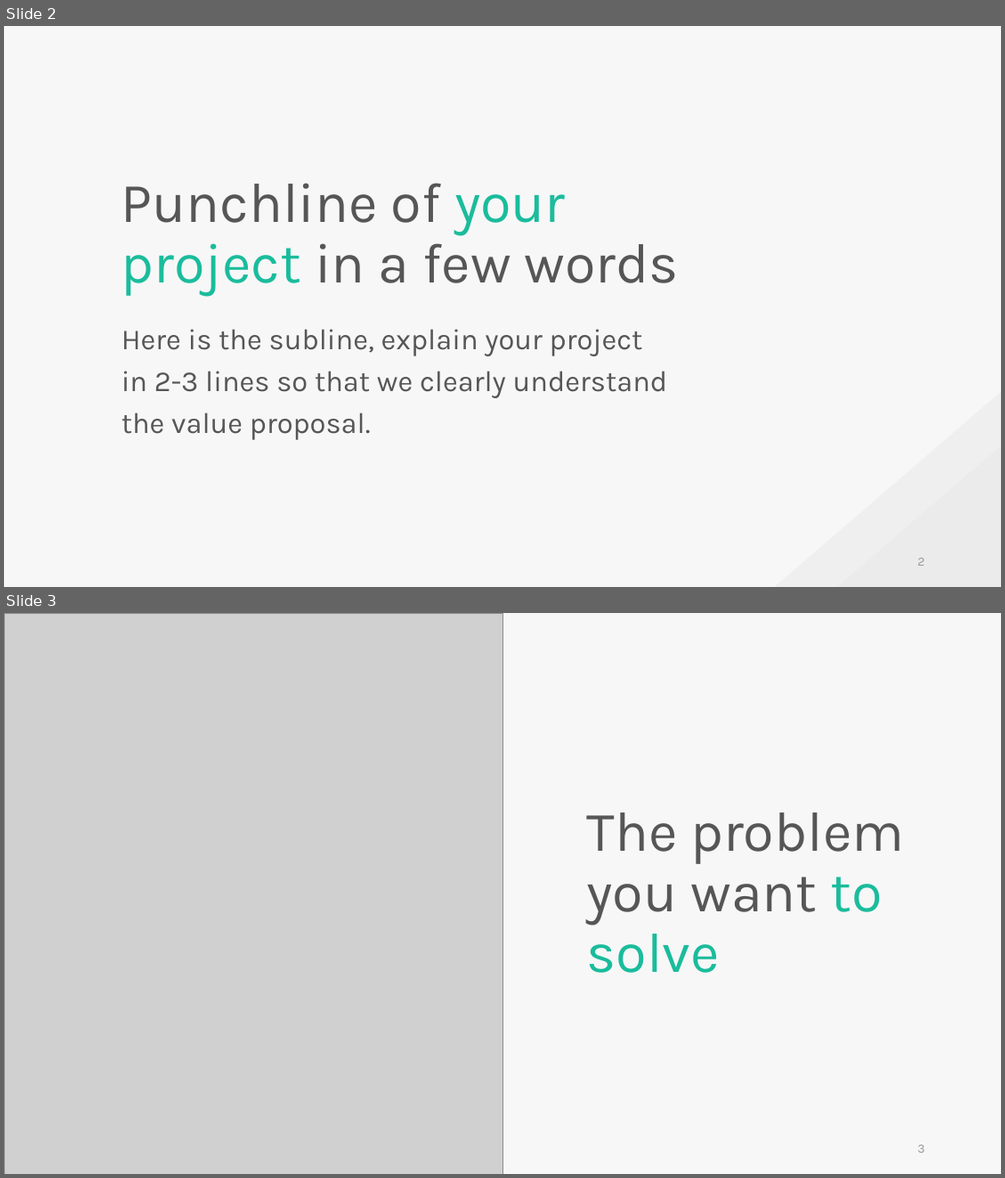
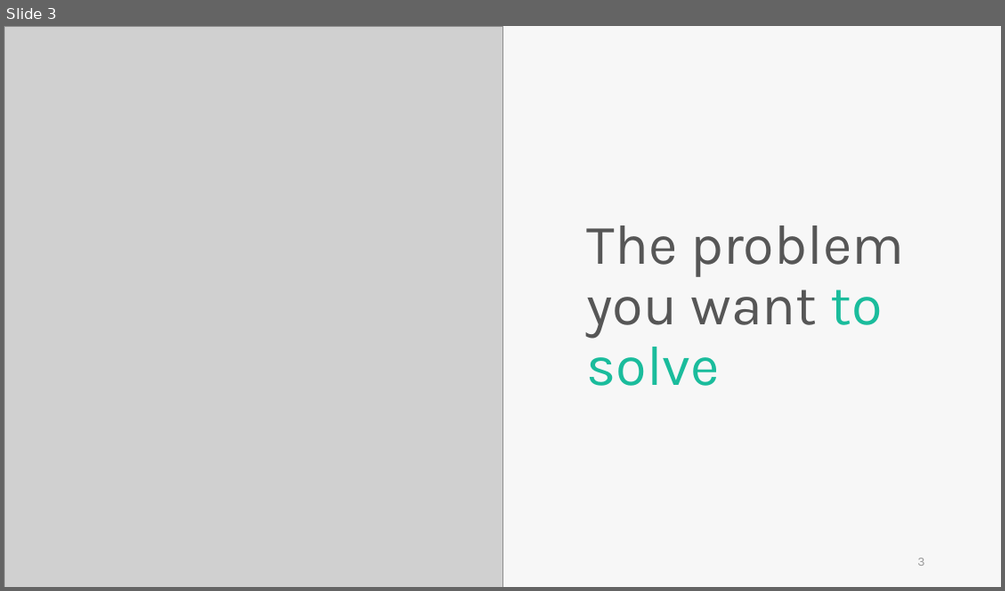
Before and after one commit to skyran1278/VbaProject, a slide deck: 20180126_SmartSplice/20180901_Meeting/KeyNote by Skyran 16_9.pptx. Shown one above the other, each under a label of ours: slides 2 and 3 before the commit, slide 3 after it. The pictures are 1005x1178 and 1005x591 pixels, drawn with LibreOffice and Linux fonts; fonts in the diff are those of the drawing; grey boxes stand for pictures. Boxes give left, top, right and bottom in pixels: in the first picture for what was removed or moved away, otherwise in the second. Text is boxed around its words. In the diff, an @@ line names an element or a change of style, - is before the commit and + after.

```diff
--- a/20180126_SmartSplice/20180901_Meeting/KeyNote by Skyran 16_9.pptx
+++ b/20180126_SmartSplice/20180901_Meeting/KeyNote by Skyran 16_9.pptx
@@ slide 2 removed at (4, 26, 1001, 587), background #F7F7F7 @@
@@ text removed at (121, 183, 679, 297) @@
-Punchline of your
-project in a few words
@@ text removed at (121, 329, 668, 440) @@
-Here is the subline, explain your project
-in 2-3 lines so that we clearly understand
-the value proposal.
@@ triangle removed at (774, 392, 1001, 587) @@
@@ triangle removed at (837, 445, 1001, 587) @@
@@ page number removed at (917, 557, 924, 565) @@
-2
```
Also in this commit, not shown: 3 slides changed, 4 slides added, 1 other slide removed, 3 other files.
